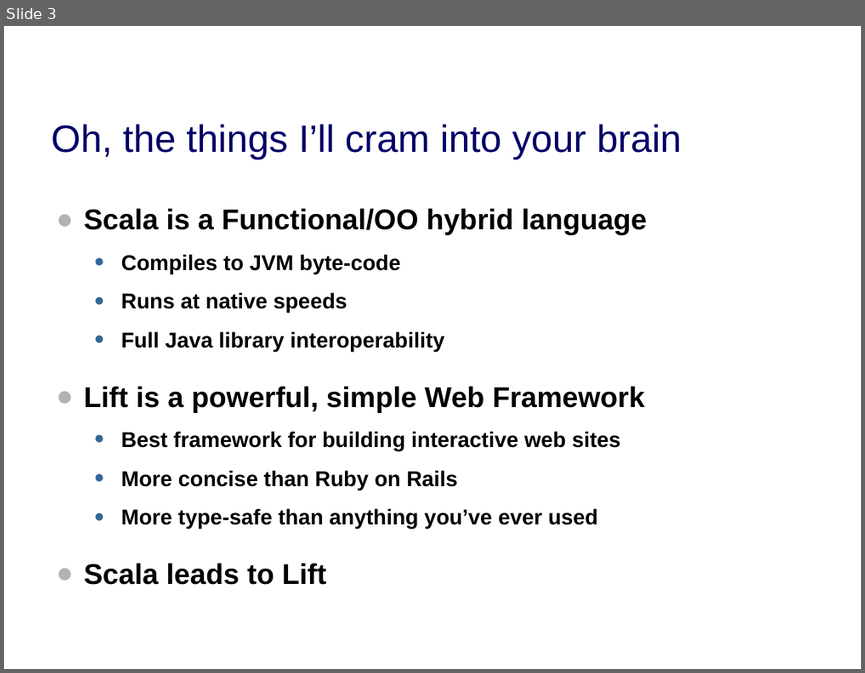
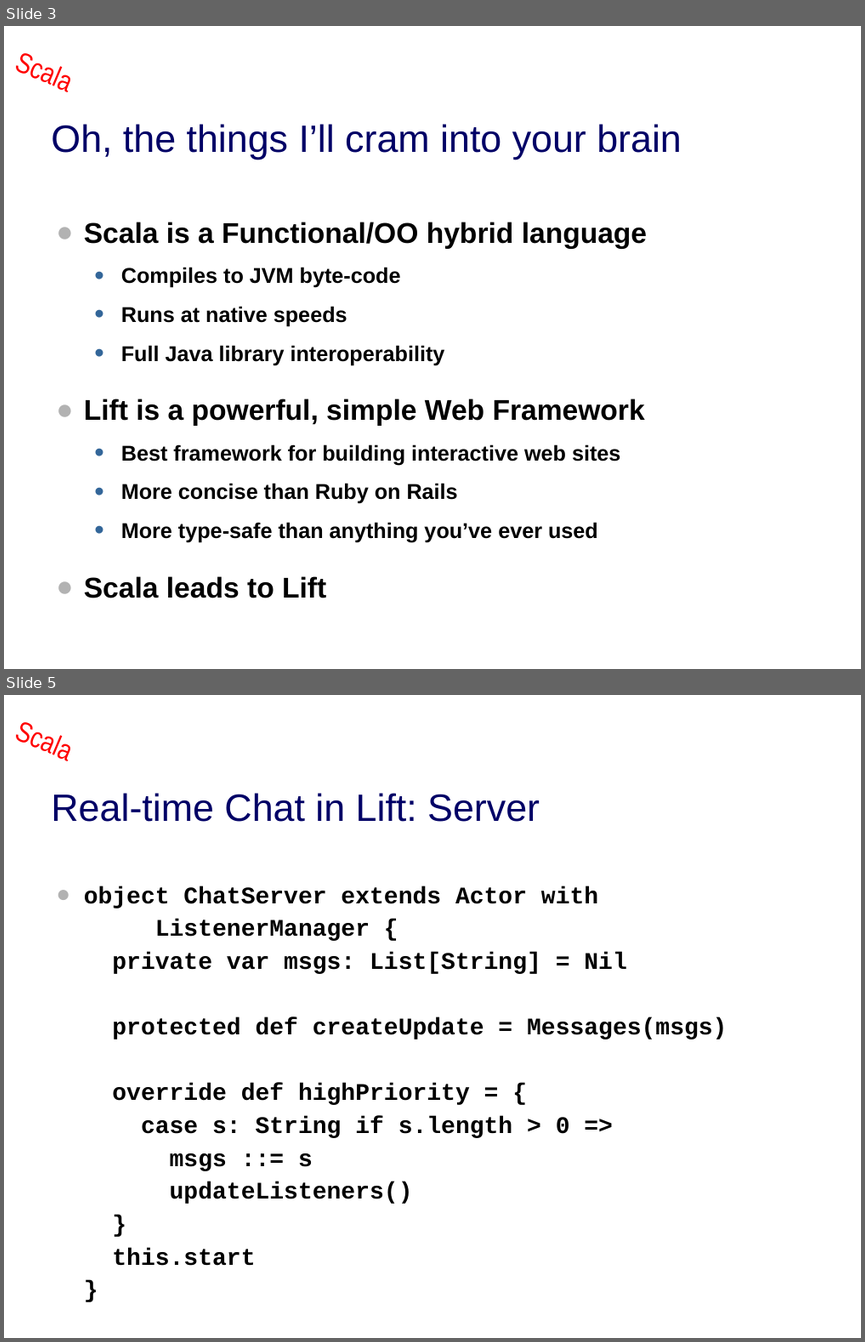
Before and after one commit to dpp/lift-samples, a slide deck: presentations/2009_dpp_qcon_tss/dpp_tss.ppt. Shown one above the other, each under a label of ours: slide 3 before the commit, slides 3 and 5 after it; the slides between them are not shown. The pictures are 865x673 and 865x1342 pixels, drawn with LibreOffice and Linux fonts; fonts in the diff are those of the drawing; background and template pictures are left out. Boxes give left, top, right and bottom in pixels: in the first picture for what was removed or moved away, otherwise in the second. Text is boxed around its words. In the diff, an @@ line names an element or a change of style, - is before the commit and + after.

```diff
--- a/presentations/2009_dpp_qcon_tss/dpp_tss.ppt
+++ b/presentations/2009_dpp_qcon_tss/dpp_tss.ppt
@@ slide 5 added at (x1=4, y1=695, x2=861, y2=1338), background picture (left out); not listed: 1 template element that a slide beside it also shows @@
@@ title added at (x1=51, y1=793, x2=540, y2=822), 32 pt, text #000066 @@
+Real-time Chat in Lift: Server
@@ text added at (x1=84, y1=886, x2=726, y2=1265), 20 pt, text #000000, bold @@
+● object ChatServer extends Actor with
+  ListenerManager {
+  private var msgs: List[String] = Nil
+  protected def createUpdate = Messages(msgs)
+  override def highPriority = {
+  case s: String if s.length > 0 =>
+  msgs ::= s
+  updateListeners()
+  }
+  this.start
+  }
@@ slide 3 changed as well @@
@@ text added at (x1=6, y1=26, x2=93, y2=103), 24 pt, text #FF0000 @@
+Scala
@@ text "Scala is a Functional/OO hybrid ..." moved from (x1=84, y1=208, x2=647, y2=584) to (x1=84, y1=222, x2=647, y2=598) @@
```
Also in this commit, not shown: 3 other slides changed, 11 other slides added, 2 slides removed.
